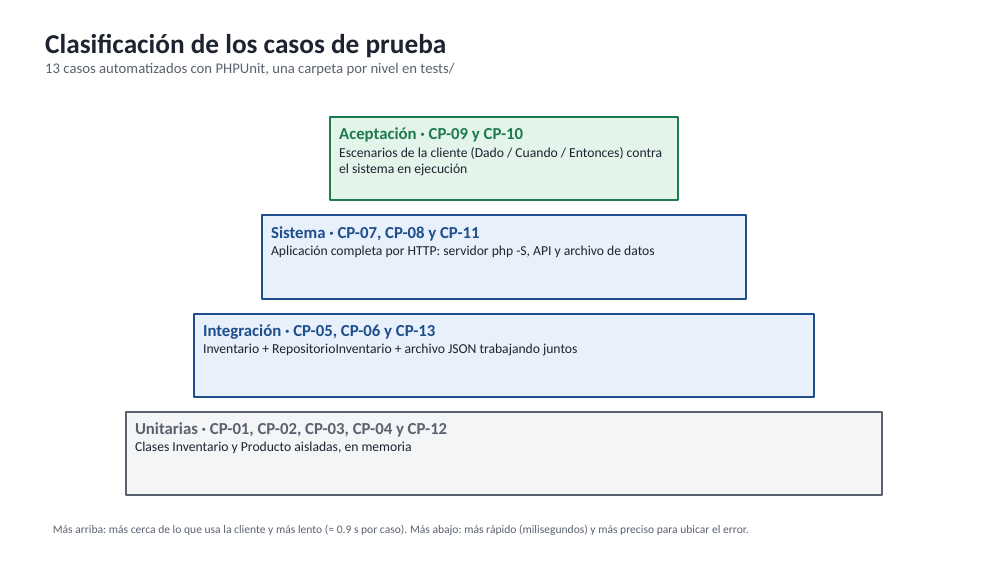
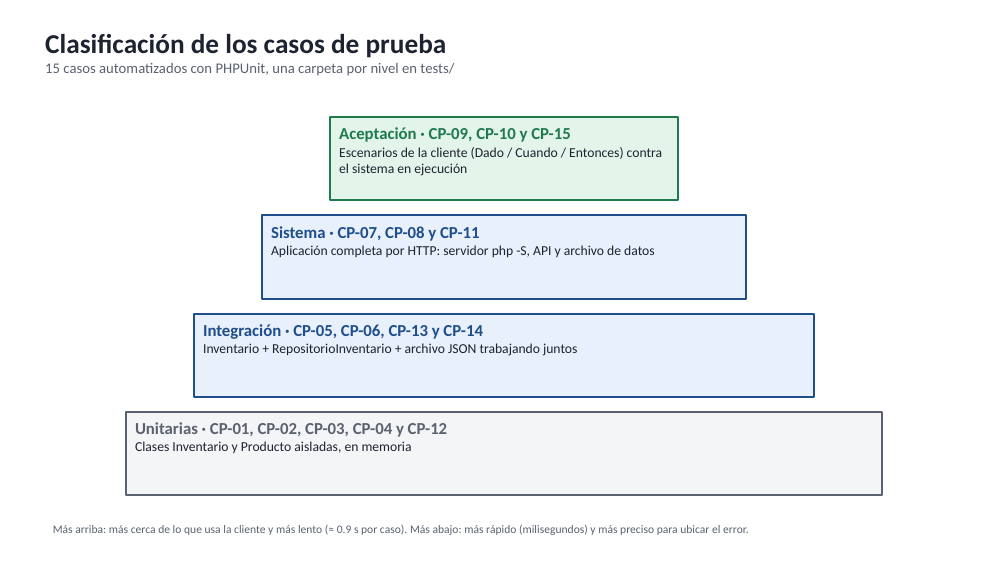
Before and after one commit to azharsonix/sistema-inventario-actividad-2, a slide deck: slide 1 of docs/Segunda parte/Diagramas - Segunda parte.pptx. Drawn at 1008x567 pixels with LibreOffice and Linux fonts; fonts in the diff are those of the drawing. Boxes give left, top, right and bottom in pixels: in the first picture for what was removed or moved away, otherwise in the second. Text is boxed around its words. In the diff, an @@ line names an element or a change of style, - is before the commit and + after.

Commit message:
docs: segunda parte con 15 casos (CP-14 consulta existente y CP-15 proceso completo), gráficas y capturas actualizadas

```diff
--- a/docs/Segunda parte/Diagramas - Segunda parte.pptx
+++ b/docs/Segunda parte/Diagramas - Segunda parte.pptx
@@ text at (x1=45, y1=63, x2=454, y2=76): text changed @@
-13 casos automatizados con PHPUnit, una carpeta por nivel en tests/
+15 casos automatizados con PHPUnit, una carpeta por nivel en tests/
@@ text in rectangle at (x1=339, y1=127, x2=570, y2=142): text changed @@
-Aceptación · CP-09 y CP-10
+Aceptación · CP-09, CP-10 y CP-15
@@ text in rectangle at (x1=203, y1=324, x2=483, y2=339): text changed @@
-Integración · CP-05, CP-06 y CP-13
+Integración · CP-05, CP-06, CP-13 y CP-14
```
Also in this commit, not shown: 7 other slides changed, 2 other files.
